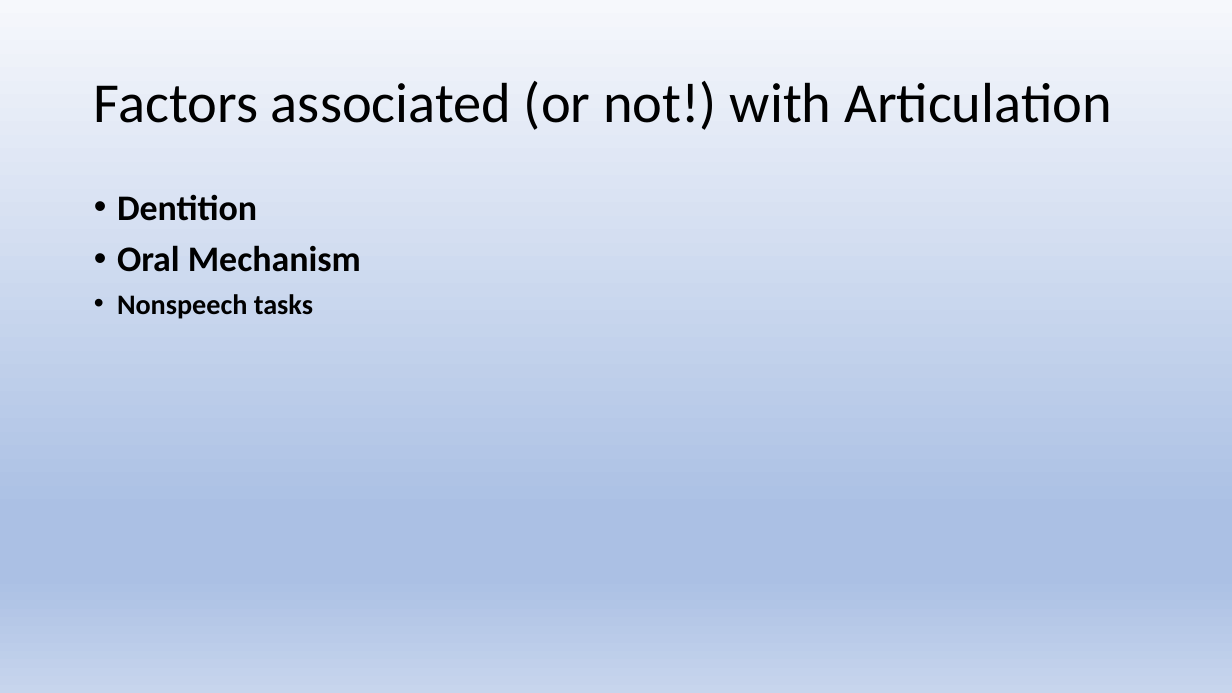
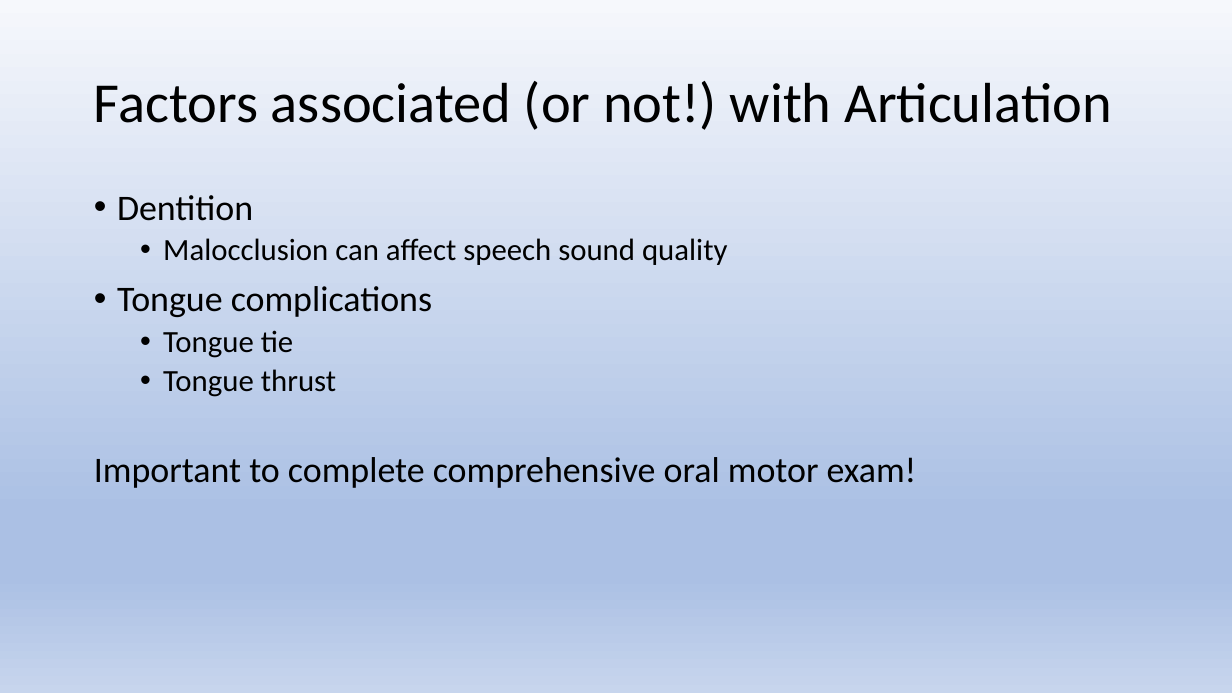
Before and after one commit to Jim-Wright90/cds431_sp22, a slide deck: slide 10 of slides/cds431_week2_1.pptx (slide 17 before the commit). Drawn at 1232x693 pixels with LibreOffice and Linux fonts; fonts in the diff are those of the drawing. Boxes give left, top, right and bottom in pixels: in the first picture for what was removed or moved away, otherwise in the second. Text is boxed around its words. In the diff, an @@ line names an element or a change of style, - is before the commit and + after.

```diff
--- a/slides/cds431_week2_1.pptx
+++ b/slides/cds431_week2_1.pptx
@@ text at <box>117,195,253,221</box>: bold off in "Dentition" @@
@@ text at <box>94,238,917,488</box>: text changed; size 22 to 28 pt; bold off @@
-• Oral Mechanism
-• Nonspeech tasks
+  • Malocclusion can affect speech sound quality
+• Tongue complications
+  • Tongue tie
+  • Tongue thrust
+Important to complete comprehensive oral motor exam!
```
Also in this commit, not shown: 12 other slides changed, 1 slide added, 8 slides removed, 1 other file.
